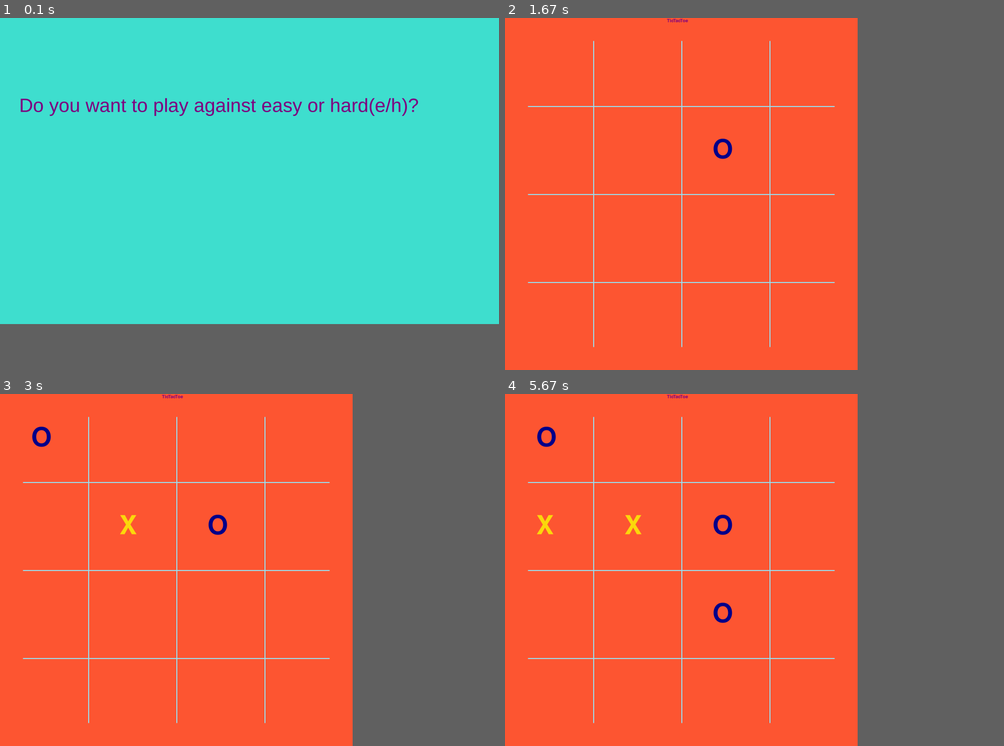
Above: before the commit, frames 1-4 (two rows, left to right).
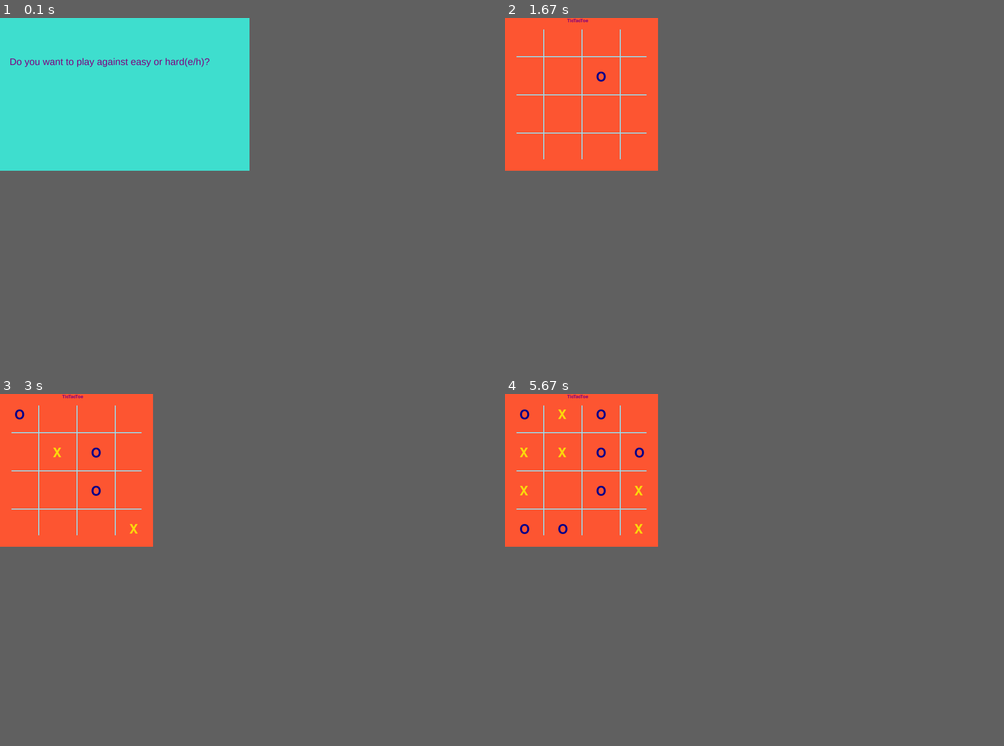
Above: after the commit, the same moments.

Repository: vv-ss/avpython
Game: pygame game, started from jugend_forscht/tictactoe/tictactoe pygame.py
Same seed, same stepped clock (60 frames per second), same inputs: the game is played once before the commit and once after it.
Inputs (mouse positions are in pixels of both pictures, inside the frame that each line leads up to):
- Up to frame 1 (0.1 s): no input
- Up to frame 2 (1.67 s): tap E at 0.33 s; tap 4 at 0.67 s; tap N at 1.1 s
- Up to frame 3 (3 s): click (134, 524) at 1.93 s; move the mouse to (39, 439) at 2.3 s; click (39, 439) at 2.53 s; move the mouse to (69, 443) at 2.9 s
- Up to frame 4 (5.67 s): click (574, 443) at 3.13 s; move the mouse to (554, 418) at 3.5 s; click (554, 418) at 3.73 s; move the mouse to (524, 436) at 4.1 s; click (524, 436) at 4.33 s; click (529, 485) at 4.93 s; click (634, 499) at 5.57 s
In our replay, in frame 1 the window is 900x553 before the commit and 450x276 after it. These sizes can differ from the game's own. Grey fills any space a smaller window leaves; there, only what the larger window draws over its background counts as a difference.

The runs differ from the first frame. In frame 1, 1.5% of the frame differs, in the area x 2-84%, y 11-28%; in frame 2, 1.8%; in frame 3, 2.1%; in frame 4, 2.6%, in the area x 2-67%, y 0-94%.

Commit message:
groessen faktor

Diff:
--- a/jugend_forscht/tictactoe/tictactoe pygame.py
+++ b/jugend_forscht/tictactoe/tictactoe pygame.py
@@ -2,10 +2,10 @@
 from pygame.locals import *
 import random
 
-groessen_faktor = 2
+groessen_faktor = 1
 Wert_dict = {}
 com_ist_dran = True
-kaestchen_groesse = 230*groessen_faktor
+kaestchen_groesse = 200*groessen_faktor
 
 # Welche Züge kann der Spieler ziehen
 def naechste_spieler_zuege(brettzustand):
@@ -228,7 +228,6 @@
         pygame.draw.rect(window, hellblau, pygame.Rect(n * kaestchen_groesse, abstand, 5, groesse * kaestchen_groesse - 2 * abstand))
         # Striche, die waagerecht sind
         pygame.draw.rect(window, hellblau, pygame.Rect(abstand, n * kaestchen_groesse, groesse * kaestchen_groesse - 2 * abstand, 5))
-
     text = font.render('TicTacToe', True, lila)
     surface.blit(text, (groesse * kaestchen_groesse / 2 - 75, 2))
     return surface
@@ -358,10 +357,10 @@
             else:
                 # Der Computer malt
                 move = beliebiger_com_zug(spielstand)
-            row = move // brett_groesse
-            column = move % brett_groesse
+            reihe = move // brett_groesse
+            spalte = move % brett_groesse
             Oletter = font_style2.render('O', True, dunkelblau)
-            surface.blit(Oletter, (kaestchen_groesse * column + kaestchen_groesse / 3 + 10, kaestchen_groesse * row + kaestchen_groesse / 3 + 10))
+            surface.blit(Oletter, (kaestchen_groesse * spalte + kaestchen_groesse / 3 + 10, kaestchen_groesse * reihe + kaestchen_groesse / 3 + 10))
             pygame.display.update()
             state_list = list(spielstand)
             state_list[move] = '1'
@@ -374,12 +373,12 @@
                     if event.type == QUIT:
                         pygame.quit()
                     elif event.type == pygame.MOUSEBUTTONDOWN:
-                        (row, column) = spieler_klick()
-                        if spielstand[row * brett_groesse + column] != '0':
+                        (reihe, spalte) = spieler_klick()
+                        if spielstand[reihe * brett_groesse + spalte] != '0':
                             break
-                        print(row, column)
+                        print(reihe, spalte)
                         Xletter=font_style2.render('X', True, gold)
-                        surface.blit(Xletter, (kaestchen_groesse * column + kaestchen_groesse / 3 + 10, kaestchen_groesse * row + kaestchen_groesse / 3 + 10))
+                        surface.blit(Xletter, (kaestchen_groesse * spalte + kaestchen_groesse / 3 + 10, kaestchen_groesse * reihe + kaestchen_groesse / 3 + 10))
                         pygame.display.update()
                         moved = True
                         break
@@ -387,7 +386,7 @@
                         pass
                 if moved:
                     state_list = list(spielstand)
-                    state_list[row * brett_groesse + column] = '2'
+                    state_list[reihe * brett_groesse + spalte] = '2'
                     spielstand = ''.join(state_list)
                     break
 
